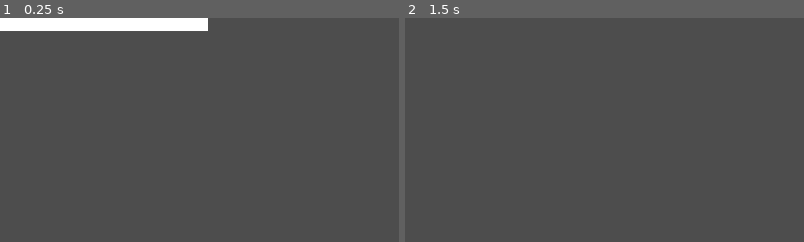
Above: before the commit, frames 1-2 (left to right).
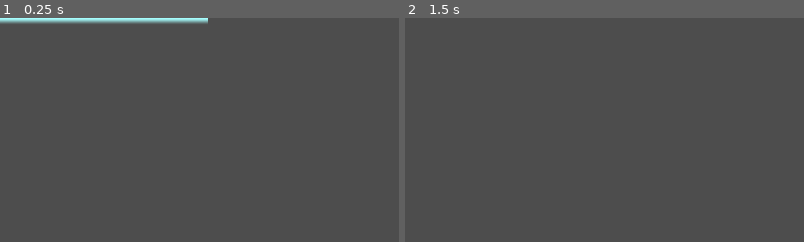
Above: after the commit, the same moments.

Repository: Rundll86/ChickenVSBear
Game: Godot game, scene res://components/Bullets/Laser.tscn
Two runs of this game, one before a commit and one after it. Both use one fixed random seed, a clock stepped at 60 frames per second and the inputs below. This scene is started directly instead of the project's main scene.
Inputs (mouse positions are % of the whole screen's width and height, from its top left):
- Up to frame 1 (0.25 s): no input
- Up to frame 2 (1.5 s): tap Enter at 0.5 s; move the mouse to (72, 45) at 0.52 s; press the mouse at (72, 45) at 0.53 s; hold D (m_right) 0.53-1.28 s; tap Space (sprint) at 1.25 s; move the mouse to (30, 55) at 1.27 s; release the mouse at (30, 55) at 1.28 s; hold S (m_down) from 1.28 s (still down); tap R (heal) at 1.35 s
The pictures show only the part of the screen within x 0-50%, y 0-50%; the shares and areas given below are measured in that part.

The runs differ from the first frame. In frame 1, 3.0% of the frame differs, in the area x 0-53%, y 0-6%; in frame 2, nothing differs.

Commit message:
feat: 更新激光材质和着色器参数，优化激光效果

Diff:
--- a/components/Bullets/Laser.tscn
+++ b/components/Bullets/Laser.tscn
@@ -8,6 +8,9 @@
 
 [sub_resource type="ShaderMaterial" id="ShaderMaterial_5n8cv"]
 shader = ExtResource("2_h6cxi")
+shader_parameter/color = Color(0.654902, 1, 1, 1)
+shader_parameter/laser_width = 0.01
+shader_parameter/soft_edge = 0.5
 
 [sub_resource type="CapsuleShape2D" id="CapsuleShape2D_y85id"]
 height = 300.0
@@ -29,10 +32,9 @@
 material = SubResource("ShaderMaterial_5n8cv")
 offset_left = -10.0
 offset_top = -300.0
-offset_right = 19.0
+offset_right = 10.0
 
 [node name="hitbox" parent="." index="1"]
-visible = false
 position = Vector2(150, 0)
 rotation = 1.5708
 shape = SubResource("CapsuleShape2D_y85id")
--- a/shaders/Laser.gdshader
+++ b/shaders/Laser.gdshader
@@ -3,14 +3,10 @@
 uniform float laser_width: hint_range(0.01, 1.0) = 0;
 uniform float soft_edge: hint_range(0.0, 0.5) = 0.5;
 void fragment() {
-	float textureWidth=float(textureSize(TEXTURE,0).x);
-	float textureHeight=float(textureSize(TEXTURE,0).y);
-	float radius=textureHeight/2.0;
-	float radiusU=radius*TEXTURE_PIXEL_SIZE;
-    float dist = distance(vec2(0.5,clamp(UV.y,radiusU,1.0-radiusU)),UV);
+    float dist = abs(UV.x - 0.5);
     float core = 1.0 - smoothstep(0.0, laser_width, dist);
-    float edge=1.0 - smoothstep(laser_width, laser_width + soft_edge, dist);
-	float alpha = max(core, edge);
+    float edge = 1.0 - smoothstep(laser_width, laser_width + soft_edge, dist);
+    float alpha = max(core, edge);
     COLOR = color;
     COLOR.a = alpha;
 }
